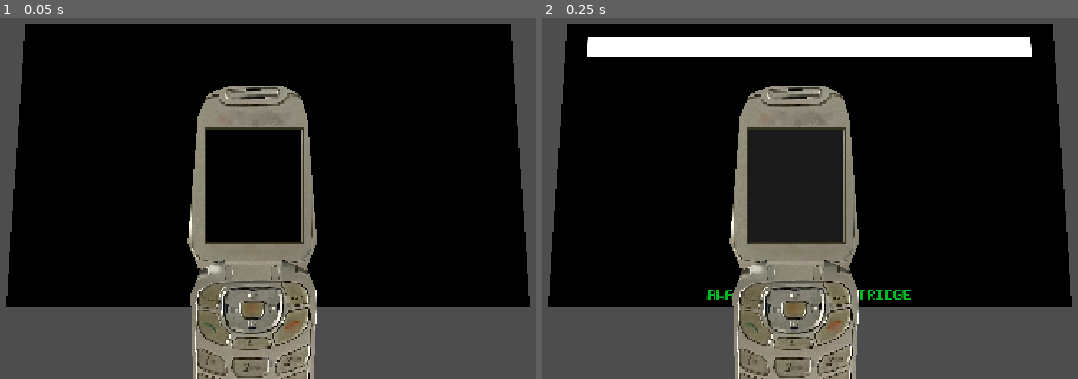
Above: before the commit, frames 1-2 (left to right).
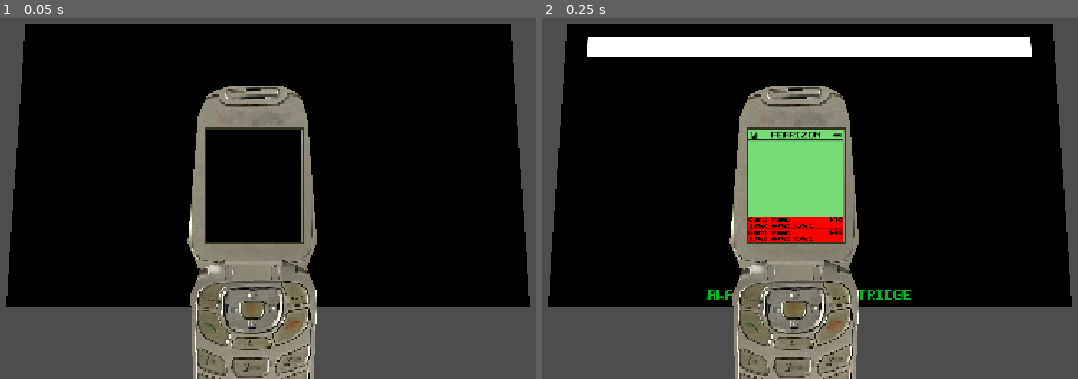
Above: after the commit, the same moments.

Repository: MorseAmalgam/MolegatoSpookyJam2026
Game: Godot game, scene res://GAME.tscn
Two runs of this game, one before a commit and one after it. Both use one fixed random seed, a clock stepped at 60 frames per second and the inputs below.
Inputs:
- Up to frame 1 (0.05 s): no input
- Up to frame 2 (0.25 s): no input

Frame 1 is identical in both runs. In frame 2, 5.4% of the frame differs, in the area x 38-57%, y 31-63%.

Commit message:
Work on the phone

Diff:
--- a/2D/scare2u/scare2u.tscn
+++ b/2D/scare2u/scare2u.tscn
@@ -1,7 +1,11 @@
 [gd_scene format=3 uid="uid://drq256havhl67"]
 
 [ext_resource type="Script" uid="uid://c38xur2fholjn" path="res://2D/scare2u/scare2u.gd" id="1_tqw3v"]
-[ext_resource type="Texture2D" uid="uid://s3y1xs2ty7l6" path="res://assets/textures/smartphone_indicators.png" id="2_yr1fv"]
+[ext_resource type="PackedScene" uid="uid://c80bi67k5kpn6" path="res://control/game_order.tscn" id="3_gkt3t"]
+[ext_resource type="Texture2D" uid="uid://ccd1kgkjcaiu5" path="res://assets/textures/Flipphone-screen.png" id="3_pqbia"]
+[ext_resource type="Texture2D" uid="uid://cfxkekfe4pybl" path="res://assets/textures/flip-phone-reception.png" id="3_t2uto"]
+[ext_resource type="FontFile" uid="uid://cm1kod543fi2j" path="res://assets/fonts/ChevyRay - Chocolate Mono.ttf" id="3_tuanl"]
+[ext_resource type="Texture2D" uid="uid://8g12hrigdwgn" path="res://assets/textures/flip-phone-battery.png" id="4_tuanl"]
 
 [node name="Scare2u" type="Control" unique_id=1438076450]
 layout_mode = 3
@@ -10,36 +14,75 @@
 offset_bottom = 1920.0
 script = ExtResource("1_tqw3v")
 
+[node name="FlipphoneScreen" type="Sprite2D" parent="." unique_id=1625398444]
+texture_filter = 1
+scale = Vector2(0.6640625, 0.6640625)
+texture = ExtResource("3_pqbia")
+centered = false
+
 [node name="ColorRect" type="ColorRect" parent="." unique_id=833299795]
 layout_mode = 1
 anchors_preset = 15
 anchor_right = 1.0
 anchor_bottom = 1.0
+offset_right = -886.0
+offset_bottom = -1680.0
 grow_horizontal = 2
 grow_vertical = 2
-color = Color(0.11119685, 0.11119684, 0.11119684, 1)
+color = Color(0.4627451, 0.8627451, 0.46666667, 1)
+
+[node name="OrderContainer" type="VBoxContainer" parent="ColorRect" unique_id=192346012]
+layout_mode = 0
+offset_top = 24.0
+offset_right = 204.0
+offset_bottom = 240.0
+theme_override_constants/separation = 0
+alignment = 2
+
+[node name="GameOrder" parent="ColorRect/OrderContainer" unique_id=1631945376 instance=ExtResource("3_gkt3t")]
+layout_mode = 2
+
+[node name="GameOrder2" parent="ColorRect/OrderContainer" unique_id=1900028669 instance=ExtResource("3_gkt3t")]
+layout_mode = 2
 
 [node name="Label" type="Label" parent="ColorRect" unique_id=1232519741]
+texture_filter = 1
 layout_mode = 1
 anchors_preset = 10
 anchor_right = 1.0
-offset_bottom = 23.0
+offset_top = 4.0
+offset_bottom = 21.0
 grow_horizontal = 2
-theme_override_font_sizes/font_size = 64
-text = "SCARE2U"
+theme_override_colors/font_color = Color(0, 0, 0, 1)
+theme_override_fonts/font = ExtResource("3_tuanl")
+theme_override_font_sizes/font_size = 16
+text = "FEARIZON"
 horizontal_alignment = 1
+vertical_alignment = 1
 
-[node name="TextureRect" type="TextureRect" parent="ColorRect" unique_id=1463193207]
+[node name="Reception" type="TextureRect" parent="ColorRect" unique_id=1463193207]
+modulate = Color(0, 0, 0, 1)
+texture_filter = 1
 layout_mode = 0
-offset_left = 833.0
-offset_top = 8.0
-offset_right = 1077.0398
-offset_bottom = 75.0
-texture = ExtResource("2_yr1fv")
-expand_mode = 2
+offset_left = 4.0
+offset_top = 4.0
+offset_right = 20.0
+offset_bottom = 20.0
+texture = ExtResource("3_t2uto")
 
-[node name="OrderContainer" type="VBoxContainer" parent="." unique_id=192346012]
+[node name="Battery" type="TextureRect" parent="ColorRect" unique_id=1760335775]
+modulate = Color(0, 0, 0, 1)
+texture_filter = 1
 layout_mode = 0
-offset_top = 106.0
-offset_right = 1086.0
-offset_bottom = 1915.0
+offset_left = 182.0
+offset_top = 4.0
+offset_right = 198.0
+offset_bottom = 20.0
+texture = ExtResource("4_tuanl")
+
+[node name="ColorRect" type="ColorRect" parent="ColorRect" unique_id=1979149354]
+layout_mode = 0
+offset_top = 21.0
+offset_right = 204.0
+offset_bottom = 24.0
+color = Color(0, 0, 0, 1)
